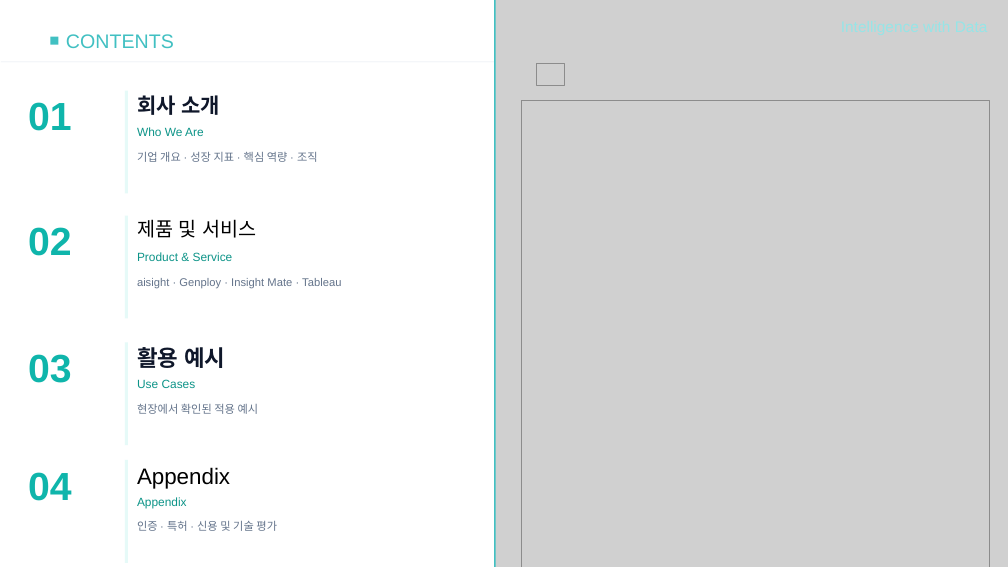
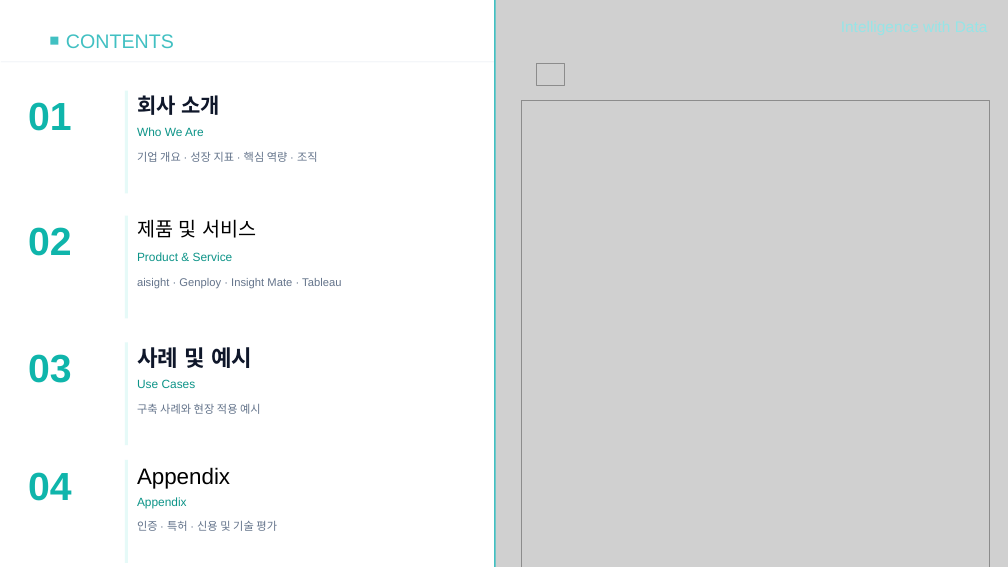
Before and after one commit to sellect-team/doc, a slide deck: slide 2 of docs/company/_source/company-intro-2026.pptx. Drawn at 1008x567 pixels with LibreOffice and Linux fonts; fonts in the diff are those of the drawing; grey boxes stand for pictures. Boxes give left, top, right and bottom in pixels: in the first picture for what was removed or moved away, otherwise in the second. Text is boxed around its words. In the diff, an @@ line names an element or a change of style, - is before the commit and + after.

```diff
--- a/docs/company/_source/company-intro-2026.pptx
+++ b/docs/company/_source/company-intro-2026.pptx
@@ text at (137,347,252,368): text changed @@
-활용 예시
+사례 및 예시
@@ text at (137,404,261,414): text changed @@
-현장에서 확인된 적용 예시
+구축 사례와 현장 적용 예시
```
Also in this commit, not shown: 3 other files.
